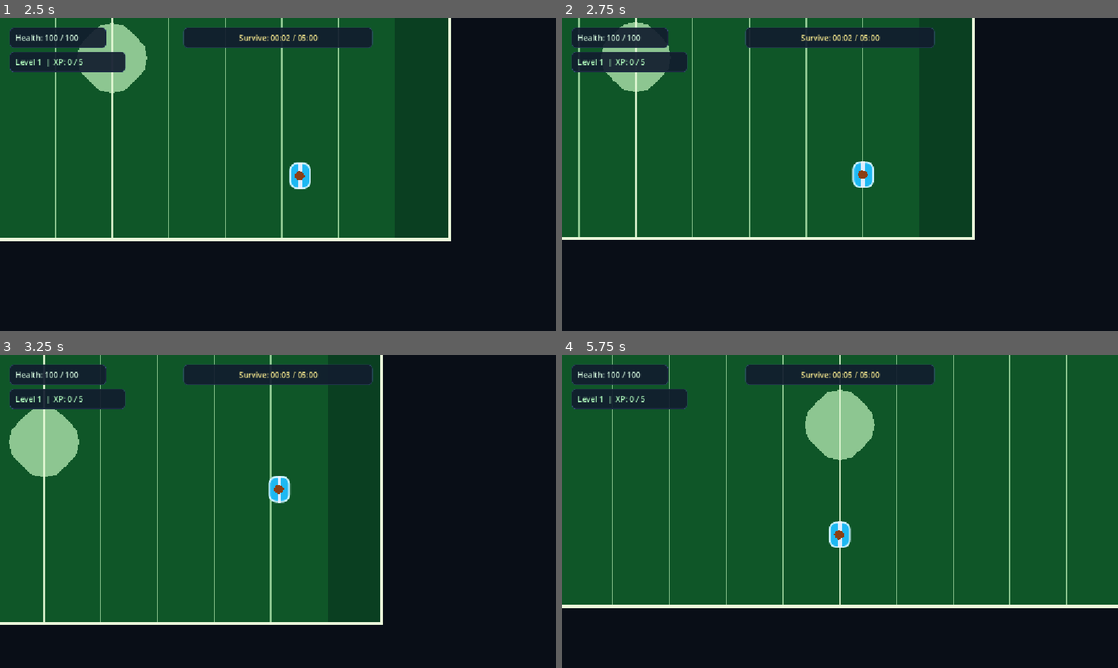
Above: before the commit, frames 1-4 (two rows, left to right).
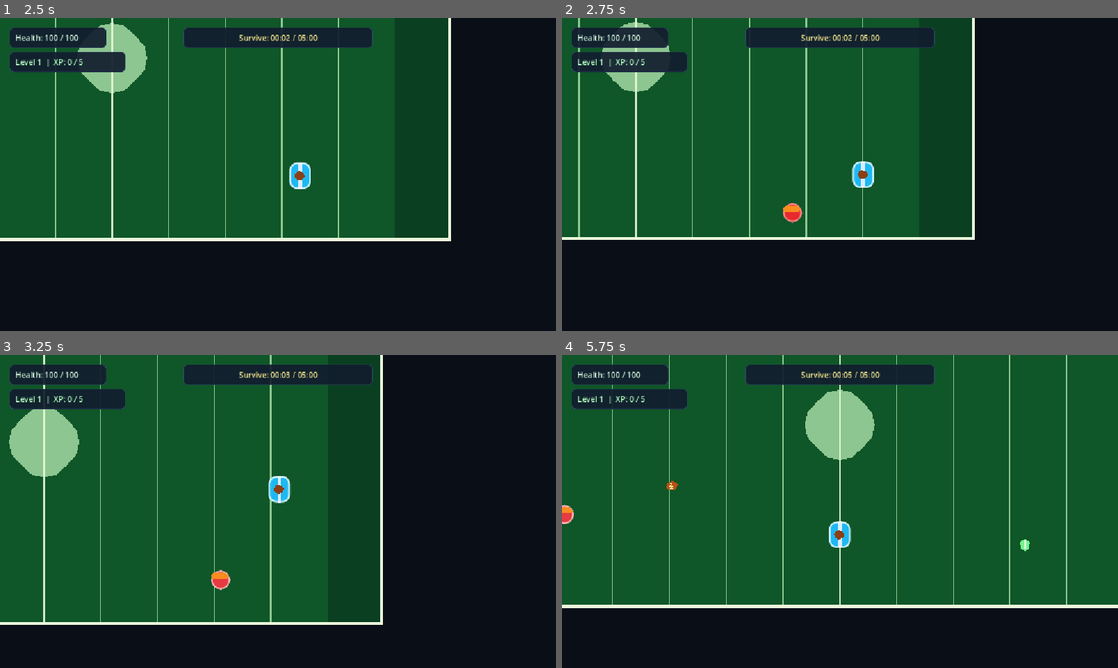
Above: after the commit, the same moments.

Repository: bulmaspanties/Football-Survivation
Game: Godot game, scene res://scenes/Main.tscn
The game is run twice, just before and just after one commit, with the same random seed, the same clock (stepped at 60 frames per second) and the same inputs.
Inputs:
- Up to frame 1 (2.5 s): tap Enter at 0.5 s; hold D (move_right) 0.53-1.28 s; hold S (move_down) 1.28-2.03 s; hold D (move_right) from 2.03 s (still down)
- Up to frame 2 (2.75 s): keep holding D (move_right)
- Up to frame 3 (3.25 s): release D (move_right) at 2.78 s; hold W (move_up) from 2.78 s (still down)
- Up to frame 4 (5.75 s): release W (move_up) at 3.53 s; hold A (move_left) 3.53-5.03 s; hold S (move_down) from 5.03 s (still down)

Frame 1 is identical in both runs. In frame 2, 0.2% of the frame differs, in the area x 39-44%, y 59-66%; in frame 3, 0.2%; in frame 4, 0.2%, in the area x 0-85%, y 40-63%.
Error before the commit: Parse Error: Could not parse global class "Enemy" from "res://scripts/enemy.gd". (res://scripts/auto_weapon.gd:28)

Commit message:
Fix Godot script parser errors
Co-authored-by: Copilot App <223556219+Copilot@users.noreply.github.com>

Diff:
--- a/scripts/auto_weapon.gd
+++ b/scripts/auto_weapon.gd
@@ -19,7 +19,7 @@
 	_fire_timer = maxf(_fire_timer - delta, 0.0)
 	if _fire_timer > 0.0:
 		return
-	var target := _nearest_enemy()
+	var target: Enemy = _nearest_enemy()
 	if target == null:
 		return
 	_fire_timer = fire_interval
@@ -29,7 +29,7 @@
 	var nearest: Enemy
 	var nearest_distance := target_range
 	for node in get_tree().get_nodes_in_group("enemy"):
-		var enemy := node as Enemy
+		var enemy: Enemy = node as Enemy
 		if not is_instance_valid(enemy):
 			continue
 		var distance := _player.global_position.distance_to(enemy.global_position)
@@ -41,7 +41,7 @@
 func _fire_at(target: Enemy) -> void:
 	if projectile_scene == null:
 		return
-	var football := projectile_scene.instantiate() as Football
+	var football: Football = projectile_scene.instantiate() as Football
 	if football == null:
 		return
 	get_tree().current_scene.add_child(football)
--- a/scripts/enemy.gd
+++ b/scripts/enemy.gd
@@ -49,7 +49,7 @@
 	health = maxf(health - amount, 0.0)
 	if health <= 0.0:
 		_drop_experience()
-	_spawn_death_burst()
+		_spawn_death_burst()
 		queue_free()
 	else:
 		_hit_flash_remaining = 0.1
